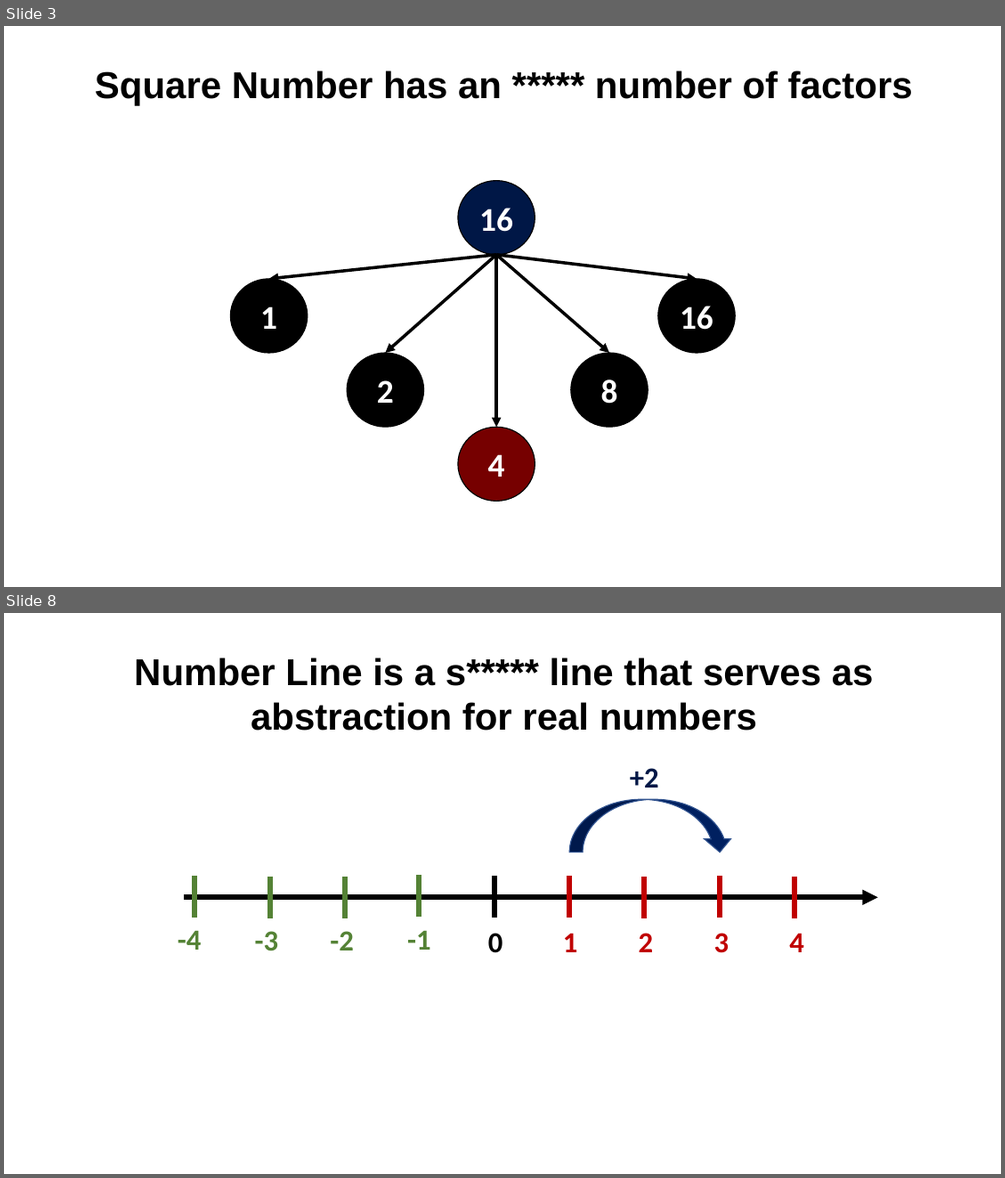
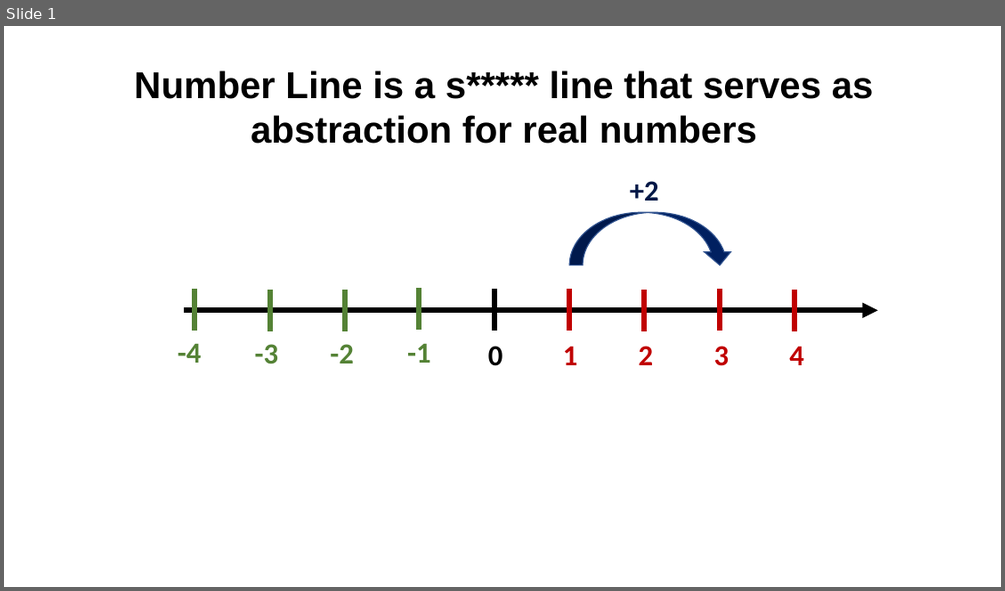
Before and after one commit to valdas1966/myq, a slide deck: Images/Mathematics/Numbers/For Pictures.pptx. Shown one above the other, each under a label of ours: slides 3 and 8 before the commit, slide 1 after it; the slides between them are not shown. The pictures are 1005x1178 and 1005x591 pixels, drawn with LibreOffice and Linux fonts; fonts in the diff are those of the drawing. Boxes give left, top, right and bottom in pixels: in the first picture for what was removed or moved away, otherwise in the second. Text is boxed around its words. In the diff, an @@ line names an element or a change of style, - is before the commit and + after.

```diff
--- a/Images/Mathematics/Numbers/For Pictures.pptx
+++ b/Images/Mathematics/Numbers/For Pictures.pptx
@@ slide 3 removed at [4, 26, 1001, 587], background #FFFFFF @@
@@ text removed at [95, 70, 913, 105] @@
-Square Number has an ***** number of factors
@@ ellipse removed at [458, 181, 535, 255] @@
-16
@@ arrow removed from (497, 255) to (268, 279) @@
@@ arrow removed from (497, 255) to (386, 353) @@
@@ arrow removed from (497, 255) to (696, 279) @@
@@ arrow removed from (497, 255) to (610, 353) @@
@@ arrow removed from (497, 255) to (497, 426) @@
@@ ellipse removed at [231, 279, 307, 353] @@
-1
@@ ellipse removed at [658, 279, 736, 353] @@
-16
@@ ellipse removed at [348, 353, 424, 426] @@
-2
@@ ellipse removed at [571, 353, 647, 426] @@
-8
@@ ellipse removed at [458, 426, 535, 501] @@
-4
@@ what was slide 8 is now slide 1 @@
```
Also in this commit, not shown: 6 other slides removed, 23 other files.
